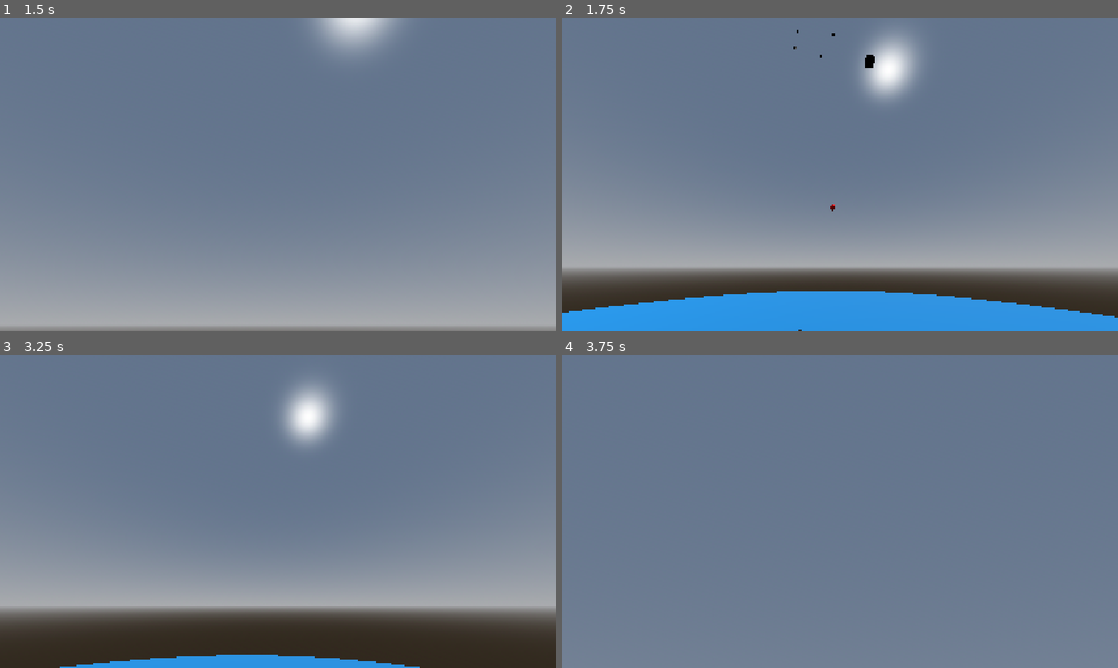
Above: before the commit, frames 1-4 (two rows, left to right).
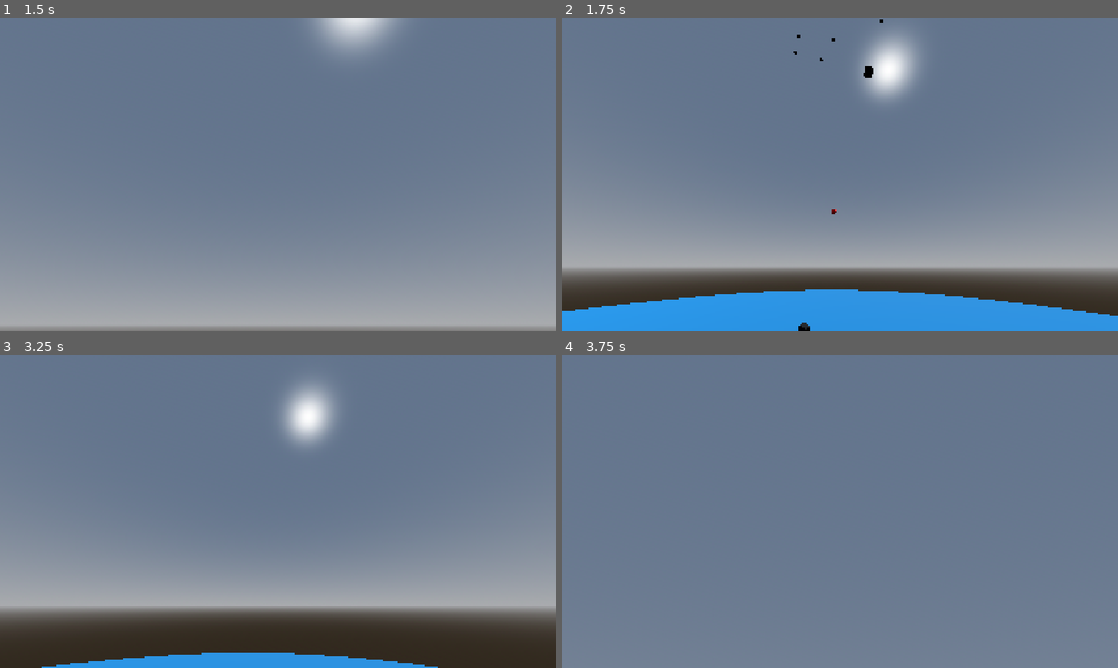
Above: after the commit, the same moments.

Repository: BilgiPasa/3d-gun-turret
Game: Godot game, scene res://Scenes/main_scene.tscn
The game is run twice, just before and just after one commit, with the same random seed, the same clock (stepped at 60 frames per second) and the same inputs.
Inputs (mouse positions are in pixels of both pictures, inside the frame that each line leads up to):
- Up to frame 1 (1.5 s): tap Enter at 0.5 s; move the mouse to (305, 174) at 0.52 s; hold C (camera_zoom) 0.53-1.28 s; hold W (move_forward) from 0.53 s (still down); tap Space (move_up) at 1.25 s; move the mouse to (250, 174) at 1.27 s; tap C (camera_zoom) at 1.35 s
- Up to frame 2 (1.75 s): keep holding W (move_forward)
- Up to frame 3 (3.25 s): keep holding W (move_forward); move the mouse to (289, 505) at 2.02 s; hold C (camera_zoom) 2.03-2.78 s; tap Enter at 2.75 s; move the mouse to (272, 517) at 2.77 s; tap C (camera_zoom) at 2.85 s
- Up to frame 4 (3.75 s): keep holding W (move_forward); move the mouse to (878, 514) at 3.52 s; hold C (camera_zoom) from 3.53 s (still down)

Frame 1 is identical in both runs. In frame 2, 0.5% of the frame differs, in the area x 0-100%, y 0-100%; in frame 3, 0.5%, in the area x 7-79%, y 95-100%; in frame 4, nothing differs.

Commit message:
Change some variables in spectator.gd, Update to version 1.0.3

Diff:
--- a/Scripts/spectator.gd
+++ b/Scripts/spectator.gd
@@ -2,10 +2,10 @@
 extends RigidBody3D
 
 # Movement
-const MOVE_MULT: float = 750.01
-const LINEAR_DAMP: float = 12.4
+const MOVE_SPEED: int = 20
+const MOVE_MULT: int = 400
+const LINEAR_DAMP: float = 6.5665
 const MIN: float = 0.1
-var move_speed: int = 20
 var move_vector: Vector3
 var move_vector_relative_to_world: Vector3
 
@@ -35,7 +35,7 @@
 
 func movement(physics_process_delta: float) -> void:
 	move_vector_relative_to_world = rotate_vector_around_y_axis(move_vector, deg_to_rad(y_rot_deg))
-	apply_force(move_speed * MOVE_MULT * physics_process_delta * mass * move_vector_relative_to_world)
+	apply_force(MOVE_SPEED * MOVE_MULT * physics_process_delta * mass * move_vector_relative_to_world)
 
 func rotate_vector_around_y_axis(vector: Vector3, radians: float) -> Vector3:
 	return Vector3(vector.x * cos(radians) + vector.z * sin(radians), vector.y, -vector.x * sin(radians) + vector.z * cos(radians))
--- a/project.godot
+++ b/project.godot
@@ -11,7 +11,7 @@
 [application]
 
 config/name="3d-gun-turret"
-config/version="1.0.2"
+config/version="1.0.3"
 run/main_scene="uid://5skw733cpprs"
 config/features=PackedStringArray("4.7", "Forward Plus")
 config/icon="uid://l6ja7fh231ib"
Not shown, changed: export_presets.cfg
